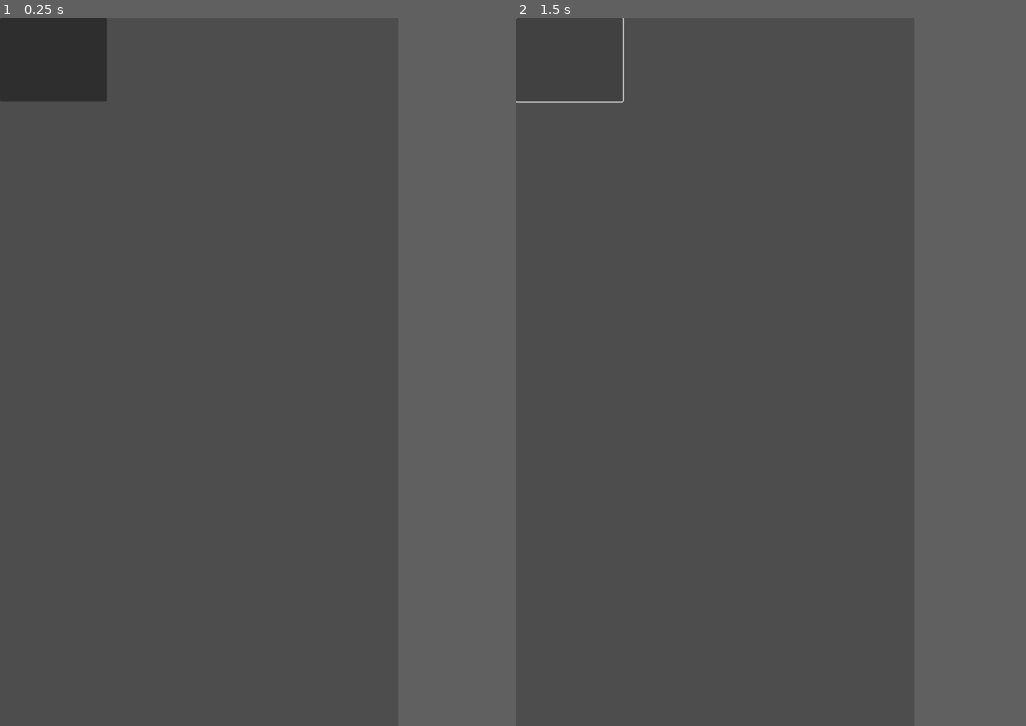
Above: before the commit, frames 1-2 (left to right).
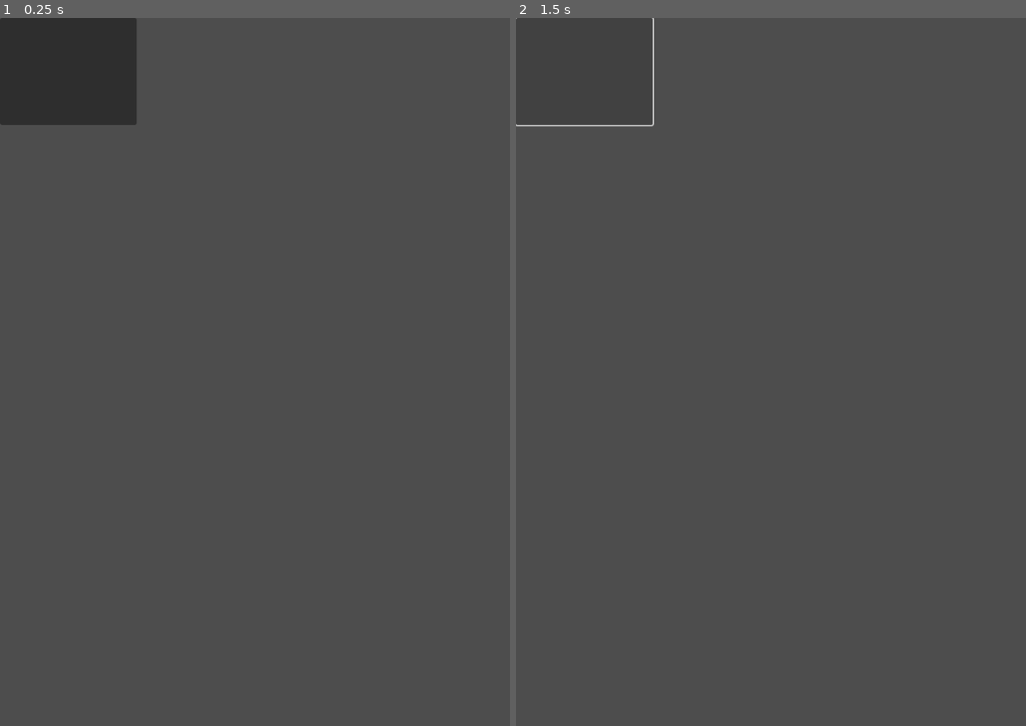
Above: after the commit, the same moments.

Repository: fretpool2/trashcan
Game: Godot game, scene res://scene/test/ya_map/test.tscn
Same seed, same stepped clock (60 frames per second), same inputs: the game is played once before the commit and once after it. This scene is started directly instead of the project's main scene.
Inputs (mouse positions are in pixels of both pictures, inside the frame that each line leads up to; where the layout moved, square brackets give the same spot in the first picture):
- Up to frame 1 (0.25 s): no input
- Up to frame 2 (1.5 s): click (567, 74) [567, 60] at 0.5 s; click (567, 74) [567, 60] at 1.25 s
In our replay, the window is 450x800 before the commit and 576x800 after it. These sizes can differ from the game's own. Grey fills any space a smaller window leaves; there, only what the larger window draws over its background counts as a difference.

The runs differ from the first frame. In frame 1, 1.5% of the frame differs, in the area x 0-27%, y 0-16%; in frame 2, 0.2%.

Commit message:
rework
ReWork MainMenu

Diff:
--- a/project.godot
+++ b/project.godot
@@ -23,8 +23,8 @@
 [display]
 
 window/size/viewport_width=720
-window/size/viewport_height=1280
-window/stretch/aspect="keep_height"
+window/size/viewport_height=1000
+window/stretch/mode="viewport"
 
 [rendering]
 
--- a/scene/Itoms/photo.tscn
+++ b/scene/Itoms/photo.tscn
@@ -5,9 +5,8 @@
 [node name="Photo" type="Control"]
 layout_mode = 3
 anchor_right = 0.056
-anchor_bottom = 0.031
+anchor_bottom = 0.04
 offset_right = -0.32
-offset_bottom = 0.32
 grow_horizontal = 2
 grow_vertical = 2
 size_flags_horizontal = 4
@@ -16,23 +15,23 @@
 
 [node name="ColorRect" type="ColorRect" parent="."]
 layout_mode = 0
-offset_left = -40.0
-offset_bottom = 40.0
+offset_left = -64.0
+offset_bottom = 64.0
 
 [node name="Label" type="Label" parent="."]
 layout_mode = 0
-offset_left = -40.0
-offset_bottom = 40.0
+offset_left = -64.0
+offset_bottom = 64.0
 theme_override_colors/font_color = Color(0, 0, 0, 1)
-theme_override_font_sizes/font_size = 29
+theme_override_font_sizes/font_size = 45
 text = "N"
 horizontal_alignment = 1
 vertical_alignment = 1
 
 [node name="Button" type="Button" parent="."]
 layout_mode = 0
-offset_left = -40.0
-offset_bottom = 40.0
+offset_left = -64.0
+offset_bottom = 64.0
 flat = true
 
 [connection signal="gui_input" from="." to="." method="_on_gui_input"]
--- a/scene/pages/MainMenu/main_menu.tscn
+++ b/scene/pages/MainMenu/main_menu.tscn
@@ -19,18 +19,17 @@
 anchor_bottom = 1.0
 grow_horizontal = 2
 grow_vertical = 2
+theme_override_constants/margin_left = 35
+theme_override_constants/margin_top = 50
+theme_override_constants/margin_right = 35
+theme_override_constants/margin_bottom = 50
 
 [node name="VBoxContainer" type="VBoxContainer" parent="MarginContainer"]
 layout_mode = 2
 
-[node name="HBoxContainer" type="HBoxContainer" parent="MarginContainer"]
-layout_mode = 2
-size_flags_horizontal = 8
-size_flags_vertical = 0
-
-[node name="Control" type="Control" parent="MarginContainer/HBoxContainer"]
+[node name="HBoxContainer" type="HBoxContainer" parent="MarginContainer/VBoxContainer"]
 layout_mode = 2
 
-[node name="Photo" parent="MarginContainer/HBoxContainer/Control" instance=ExtResource("2_5mt5g")]
-layout_mode = 1
-scale = Vector2(2, 2)
+[node name="Photo" parent="MarginContainer/VBoxContainer/HBoxContainer" instance=ExtResource("2_5mt5g")]
+layout_mode = 2
+size_flags_horizontal = 10
--- a/scene/test/ya_map/test.gd
+++ b/scene/test/ya_map/test.gd
@@ -5,19 +5,5 @@
 		self.pressed.connect("_on_button_pressed")
 
 func _on_button_pressed():
-	OS.create_process("C:\\Program Files\\Notepad++\\notepad++.exe", [], true)
+	OS.shell_show_in_file_manager("Folder", true)
 	pass
-
-
-
-func _on_file_selected(path):
-	var texture = ImageTexture.new()
-
-	if texture.load(path) == OK:
-		self.texture_normal = texture
-		self.texture_pressed = texture
-	else:
-		print("Failed to load image: ", path)
-
-func _on_dir_selected(path):
-	print("Selected directory: ", path)
Not shown, added: Новая папка/pngwing.com (1).png.import
